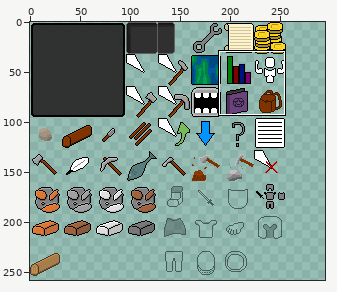
A sprite sheet gets an edit: assets/textures/uiset.png. Above, an overview of the earlier version with the close-up marked.
Close-up. First the earlier version:
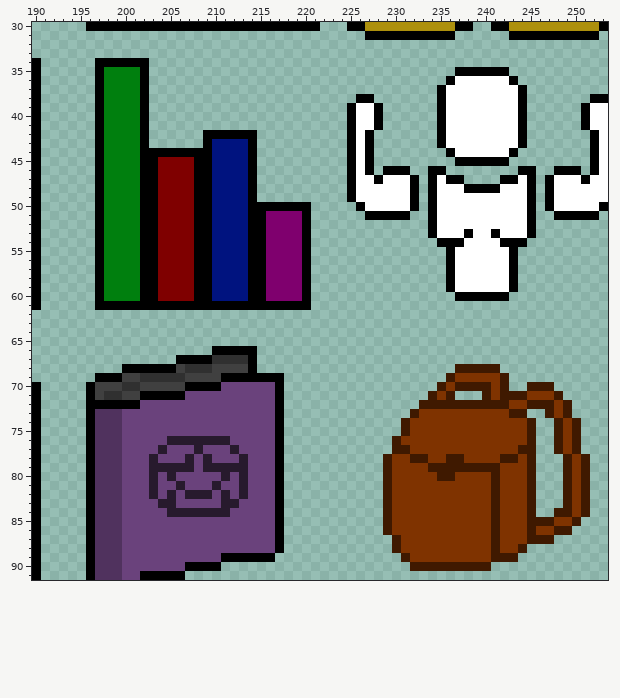
The file is 512x512 pixels. Pixels under 10% opacity are left out. Colours within 5 levels of each other are drawn and written as one. Shown: x 190..253, y 30..91. The wide view leaves out empty margins. The commit also changed other parts of the picture, which this record leaves out.
Now the later version:
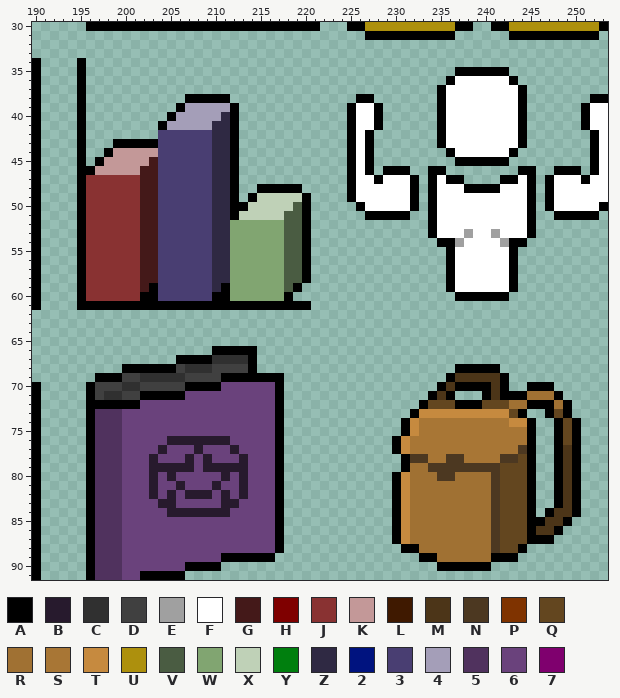
Palette (. is transparent): A #000000  B #271a2d  C #303030  D #404040  E #a0a0a0  F #ffffff  G #441919  H #7f0000  J #893232  K #c39898  L #3f1900  M #4c3518  N #4c3821  P #7f3300  Q #63461f  R #a07133  S #a87635  T #c68a3f  U #ad900d  V #4a5c42  W #81a571  X #bfd1b7  Y #007f0e  Z #2f2943  2 #00137f  3 #493e72  4 #a49eb8  5 #50325e  6 #6a427c  7 #7f006e
From old to new:
@@ x 190..253 @@
 33 ................................................................
-34 A......AAAAAA...................................................
-35 A......AYYYYA..................................AAAAAA...........
-36 A......AYYYYA.................................AFFFFFFA..........
-37 A......AYYYYA................................AFFFFFFFFA.........
-38 A......AYYYYA.......................AA.......AFFFFFFFFA.......AA
-39 A......AYYYYA......................AFFA......AFFFFFFFFA......AFF
-40 A......AYYYYA......................AFFA......AFFFFFFFFA......AFF
-41 A......AYYYYA......................AFFA......AFFFFFFFFA......AFF
-42 A......AYYYYA......AAAAAA..........AFA.......AFFFFFFFFA.......AF
-43 A......AYYYYA......A2222A..........AFA.......AFFFFFFFFA.......AF
-44 A......AYYYYAAAAAAAA2222A..........AFA........AFFFFFFA........AF
-45 A......AYYYYAAHHHHAA2222A..........AFA.........AAAAAA.........AF
-46 A......AYYYYAAHHHHAA2222A..........AFA.AAA..AA........AA..AAA.AF
-47 A......AYYYYAAHHHHAA2222A..........AFFAFFFA.AFAA....AAFA.AFFFAFF
-48 A......AYYYYAAHHHHAA2222A..........AFFFFFFA.AFFFAAAAFFFA.AFFFFFF
-49 A......AYYYYAAHHHHAA2222A..........AFFFFFFA.AFFFFFFFFFFA.AFFFFFF
-50 A......AYYYYAAHHHHAA2222AAAAAAA.....AFFFFFA.AFFFFFFFFFFA.AFFFFFA
-51 A......AYYYYAAHHHHAA2222AA7777A......AAAAA..AFFFFFFFFFFA..AAAAA.
-52 A......AYYYYAAHHHHAA2222AA7777A.............AFFFFFFFFFFA........
-53 A......AYYYYAAHHHHAA2222AA7777A.............AFFFAFFAFFFA........
-54 A......AYYYYAAHHHHAA2222AA7777A..............AAAFFFFAAA.........
-55 A......AYYYYAAHHHHAA2222AA7777A...............AFFFFFFA..........
-56 A......AYYYYAAHHHHAA2222AA7777A...............AFFFFFFA..........
-57 A......AYYYYAAHHHHAA2222AA7777A...............AFFFFFFA..........
-58 A......AYYYYAAHHHHAA2222AA7777A...............AFFFFFFA..........
-59 A......AYYYYAAHHHHAA2222AA7777A...............AFFFFFFA..........
-60 A......AYYYYAAHHHHAA2222AA7777A................AAAAAA...........
-61 A......AAAAAAAAAAAAAAAAAAAAAAAA.................................
+34 A....A..........................................................
+35 A....A.........................................AAAAAA...........
+36 A....A........................................AFFFFFFA..........
+37 A....A.......................................AFFFFFFFFA.........
+38 A....A...........AAAAA..............AA.......AFFFFFFFFA.......AA
+39 A....A..........A44444A............AFFA......AFFFFFFFFA......AFF
+40 A....A.........A44444ZA............AFFA......AFFFFFFFFA......AFF
+41 A....A........A44444ZZA............AFFA......AFFFFFFFFA......AFF
+42 A....A........333333ZZA............AFA.......AFFFFFFFFA.......AF
+43 A....A...AAAAA333333ZZA............AFA.......AFFFFFFFFA.......AF
+44 A....A..AKKKKK333333ZZA............AFA........AFFFFFFA........AF
+45 A....A.AKKKKKG333333ZZA............AFA.........AAAAAA.........AF
+46 A....AAKKKKKGG333333ZZA............AFA.AAA..AA........AA..AAA.AF
+47 A....AJJJJJJGG333333ZZA............AFFAFFFA.AFAA....AAFA.AFFFAFF
+48 A....AJJJJJJGG333333ZZA..AAAAA.....AFFFFFFA.AFFFAAAAFFFA.AFFFFFF
+49 A....AJJJJJJGG333333ZZA.AXXXXXA....AFFFFFFA.AFFFFFFFFFFA.AFFFFFF
+50 A....AJJJJJJGG333333ZZAAXXXXXVA.....AFFFFFA.AFFFFFFFFFFA.AFFFFFA
+51 A....AJJJJJJGG333333ZZAXXXXXVVA......AAAAA..AFFFFFFFFFFA..AAAAA.
+52 A....AJJJJJJGG333333ZZWWWWWWVVA.............AFFFFFFFFFFA........
+53 A....AJJJJJJGG333333ZZWWWWWWVVA.............AFFFEFFEFFFA........
+54 A....AJJJJJJGG333333ZZWWWWWWVVA..............AAEFFFFEAA.........
+55 A....AJJJJJJGG333333ZZWWWWWWVVA...............AFFFFFFA..........
+56 A....AJJJJJJGG333333ZZWWWWWWVVA...............AFFFFFFA..........
+57 A....AJJJJJJGG333333ZZWWWWWWVVA...............AFFFFFFA..........
+58 A....AJJJJJJGG333333ZZWWWWWWVVA...............AFFFFFFA..........
+59 A....AJJJJJJGA333333ZAWWWWWWVA................AFFFFFFA..........
+60 A....AJJJJJJAA333333AAWWWWWWA..................AAAAAA...........
+61 A....AAAAAAAAAAAAAAAAAAAAAAAAAA.................................
 62 ................................................................
@@ x 227..253 @@
 67 ...........................
-68 ..........LLLLL............
-69 .........LPPPPPL...........
-70 ........LPLLLLPL..LLL......
-71 .......LPL...LPLLLPPPL.....
-72 ......LLLLLLLLLLPPLLLPL....
-73 .....LPPPPPPPPPPLL..LPL....
-74 ....LPPPPPPPPPPPPPL..LPL...
-75 ....LPPPPPPPPPPPPPL..LPL...
-76 ...LPPPPPPPPPPPPPPL..LPL...
-77 ...LLPPPPPPPPPPPPLL..LPL...
-78 ..LPPLLPPLLPPPPLLPL...LPL..
-79 ..LPPPPLLLLLLLLPPPL...LPL..
-80 ..LPPPPPLLPPPPLPPPL...LPL..
-81 ..LPPPPPPPPPPPLPPPL...LPL..
-82 ..LPPPPPPPPPPPLPPPL...LPL..
-83 ..LPPPPPPPPPPPLPPPL...LPL..
-84 ..LPPPPPPPPPPPLPPPL..LLPL..
-85 ..LPPPPPPPPPPPLPPPLLLPPL...
-86 ..LPPPPPPPPPPPLPPPLPPLL....
-87 ...LPPPPPPPPPPLPPPLLL......
-88 ...LPPPPPPPPPPLPPL.........
-89 ....LPPPPPPPPPLLL..........
-90 .....LLLLLLLLL.............
+68 ..........AAAAA............
+69 .........AMMMMMA...........
+70 ........AMAAAAMA..AAA......
+71 .......AMA...AMAAARRRA.....
+72 ......AQQQAAAQQQRRAAARA....
+73 .....ATTTTTTTTTTQA..AQA....
+74 ....ATSSSSSSSSSSTTA..AQA...
+75 ....ATSSSSSSSSSSSSA..AQA...
+76 ...ATSSSSSSSSSSSSSA..AQA...
+77 ...ATSSSSSSSSSSSSNA..AMA...
+78 ....ANNSSNNSSSSNNQA..AMA...
+79 ....ARRNNNNNNNNQQQA..AMA...
+80 ...ATRRRNNRRRRNQQQA..AMA...
+81 ...ATRRRRRRRRRNQQQA..AMA...
+82 ...ATRRRRRRRRRNQQQA..AMA...
+83 ...ATRRRRRRRRRNQQQA..AMA...
+84 ...ATRRRRRRRRRNQQQA.AMMA...
+85 ...ATRRRRRRRRRNQQQAAMMA....
+86 ...ATRRRRRRRRRNQQQAMMA.....
+87 ...ATRRRRRRRRRNQQQAAA......
+88 ....AARRRRRRRRNQQA.........
+89 ......AARRRRRRAAA..........
+90 ........AAAAAA.............
 91 ...........................
Boxes around the changes in both close-ups, in picture pixels (x1, y1, x2, y2):
changed: (77, 58, 311, 310)
changed: (455, 229, 509, 247)
changed: (383, 364, 590, 571)
